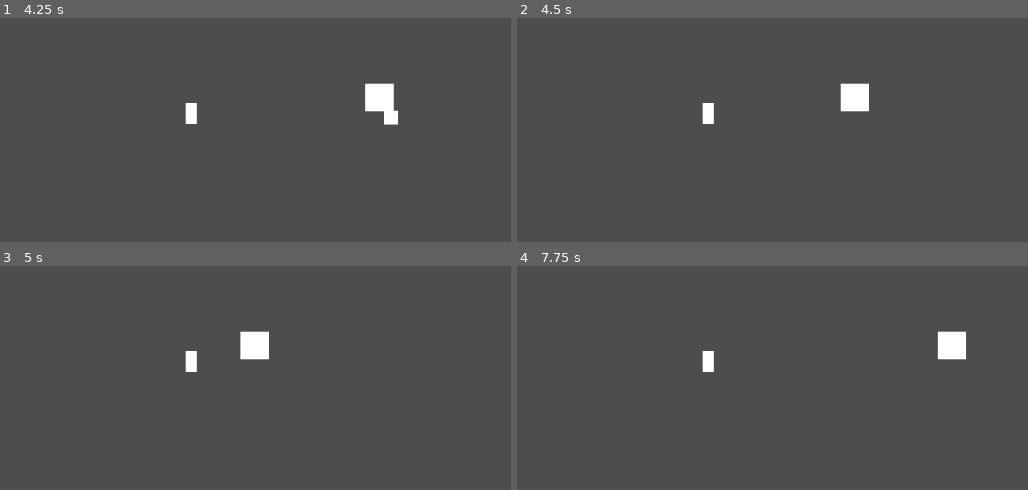
Above: before the commit, frames 1-4 (two rows, left to right).
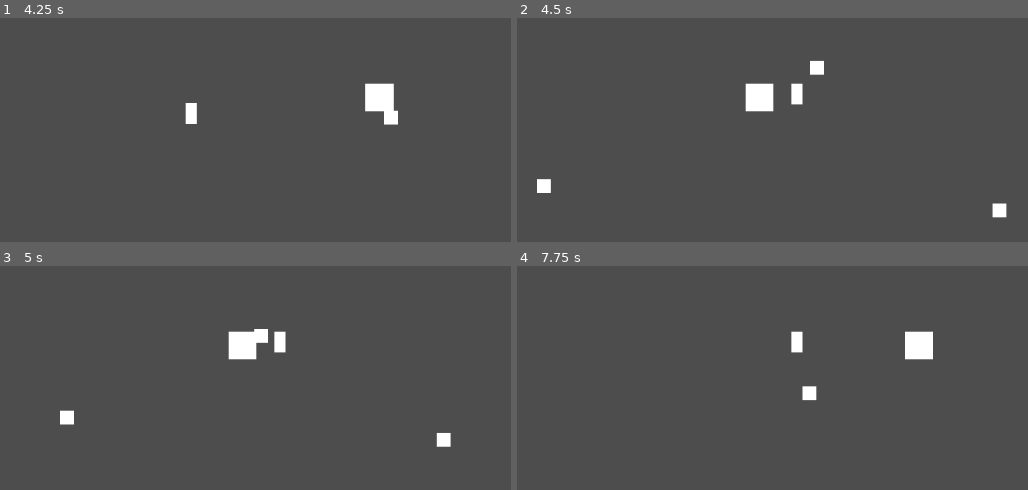
Above: after the commit, the same moments.

Repository: checkm8cat/spaceplane
Game: Godot game, scene res://game.tscn
Same seed, same stepped clock (60 frames per second), same inputs: the game is played once before the commit and once after it.
Inputs:
- Up to frame 1 (4.25 s): hold Right (Right) 0.53-1.28 s; hold S (Down) 1.28-2.03 s; hold Right (Right) 2.03-2.78 s; hold W (Up) 2.78-3.53 s; hold A (Left) from 3.53 s (still down)
- Up to frame 2 (4.5 s): keep holding A (Left)
- Up to frame 3 (5 s): keep holding A (Left)
- Up to frame 4 (7.75 s): release A (Left) at 5.03 s; hold S (Down) 5.03-5.78 s; hold Right (Right) 5.78-6.53 s; hold W (Up) 6.53-7.28 s; hold Right (Right) from 7.28 s (still down)

Frame 1 is identical in both runs. In frame 2, 2.5% of the frame differs, in the area x 3-96%, y 19-90%; in frame 3, 1.4%; in frame 4, 2.1%.

Commit message:
made death

Diff:
--- a/Scripts/enemy_basic.gd
+++ b/Scripts/enemy_basic.gd
@@ -15,5 +15,7 @@
 func _on_area_2d_body_shape_entered(body_rid: RID, body: Node2D, body_shape_index: int, local_shape_index: int) -> void:
 	if(body.name.contains("Enemy")): return
 	print("haha touched you")
+	player.health -= 1
+	print(player.health)
 	queue_free()
 	pass # Replace with function body.
--- a/Scripts/game.gd
+++ b/Scripts/game.gd
@@ -1,5 +1,15 @@
 extends Node2D
 
+@onready var player = get_tree().get_nodes_in_group("player")[0]
+
+
+
+
+func death():
+	if(player.health == 0):
+		print(player.health)
+		Engine.time_scale = 1
+		get_tree().reload_current_scene()
 
 # Called when the node enters the scene tree for the first time.
 func _ready() -> void:
@@ -8,4 +18,5 @@
 
 # Called every frame. 'delta' is the elapsed time since the previous frame.
 func _process(delta: float) -> void:
+	death()
 	pass
--- a/Scripts/player.gd
+++ b/Scripts/player.gd
@@ -1,5 +1,6 @@
 extends CharacterBody2D
 
+@export var health = 3
 var down = Vector2 (0, 1)
 var up = Vector2 (0, -1)
 var left = Vector2 (-1, 0)
@@ -8,6 +9,8 @@
 var can_move = true
 var game_started = false
 @export var speed = 200
+
+
 
 func get_input():
 	if can_move:
